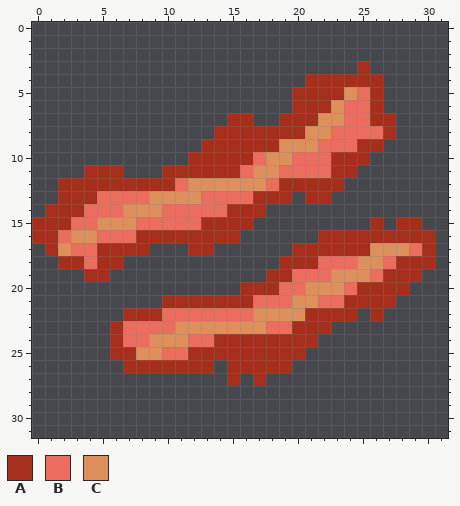
File history of a pixel-art sprite, images/bacon.png. That is the earlier state.
The file is 32x32 pixels.
Palette (. is transparent): A #a62f1c  B #eb6d5e  C #dd905c
Pixels before, first column x 0:
 3 .........................A.....
 4 .....................AAAAAA....
 5 ....................AAAACBA....
 6 ....................AAACBBA....
 7 ...............AA..AAACCBBAA...
 8 ..............AAAAAAACCBBBBA...
 9 .............AAAAAACCCBBBAA....
10 ............AAAAABCCBBBAAA.....
11 ....AAA...AAAAAABCCBBBBAA......
12 ..AAAAAAAAABCCCCCCBAAAAA.......
13 ..AAABBBBCCCCBBBBAAA.AA........
14 .AAABBBCCCBBBBBAAA.............
15 AAABBCCCBBBBBAAAA.........A.AA.
16 AABCCBBBAAAAAAAA......AAAAAAAAA
17 .ACBBAAAA...AA......AAAAAACCCBA
18 ..AABAA............AAABBBCCBAAA
19 ....AA............AABBBCCCBAAA.
20 ................AAABBCCCBAAAA..
21 ..........AAAAAAABBBCCBBAAAA...
22 .......AAABBBBBBBCCCCAAAA.A....
23 ......ABBBBCCCCCCCBBAAA........
24 ......ABBCCCBBAAAAAAAA.........
25 ......AACCBBAAAAAAAAA..........
26 .......AAAAAAA.AAAAA...........
27 ...............A.A.............
After:
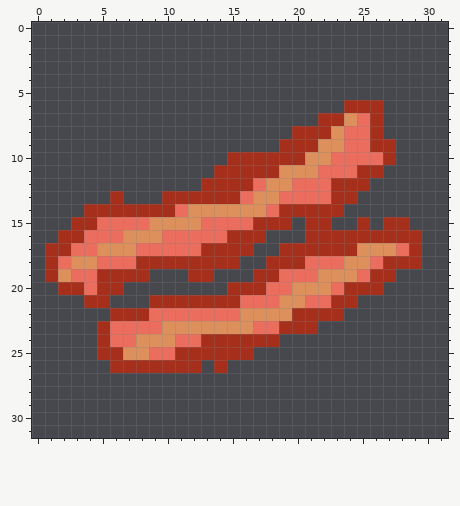
Diff:
Changed rows in their new state; - is an unchanged pixel.
first column x 0:
 3 -------------------------.-----
 4 ---------------------......----
 5 --------------------.......----
 6 --------------------....AA-----
 7 ---------------..--...AAC--.---
 8 --------------......-AAC--A.---
 9 -------------......AAACC-B-A---
10 ------------...--AAAACCBBBBA---
11 ----...---....--AAACCC-BBAA----
12 --...........AAAABCCBBB-AA-----
13 --....A...AAAAAA-CCBBBBAA------
14 -...AAAAAAA-CCCCCCBAAAAA-------
15 ...AABBB-CCCCBBBBAAA-AA--A.A-.-
16 ..AAB--CCCBBBBB-AA---A--------.
17 --A--CCCBBBBB-AAA--A-----C--BA.
18 -ABCCBBBAAAAAAAA--A--B--C-BA--.
19 -ACBB-AAA---AA---A-B--C--BA-..-
20 --AABAA--------A--B-C--BA--..--
21 ----AA---A------B--C-B-A-...---
22 ------A--B------C---A---.-.----
23 -----AB---C------B-A--.--------
24 -----AB-C--B-A-----...---------
25 -----A-C-B-A-----....----------
26 ------A------.A.....-----------
27 ---------------.-.-------------
Boxes around the changes in both pictures, in picture pixels (x1, y1, x2, y2):
changed: (32, 61, 435, 386)
